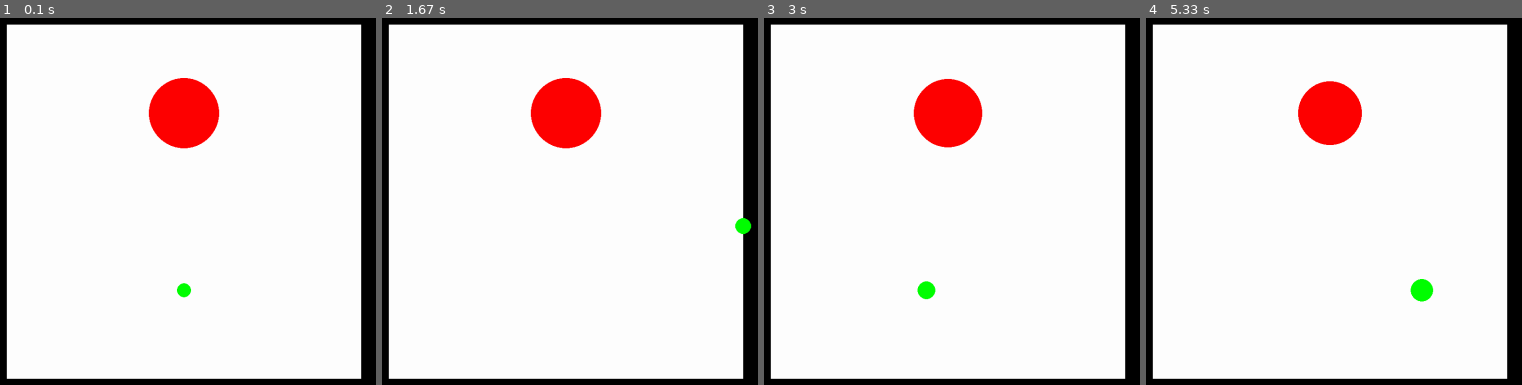
Above: before the commit, frames 1-4 (left to right).
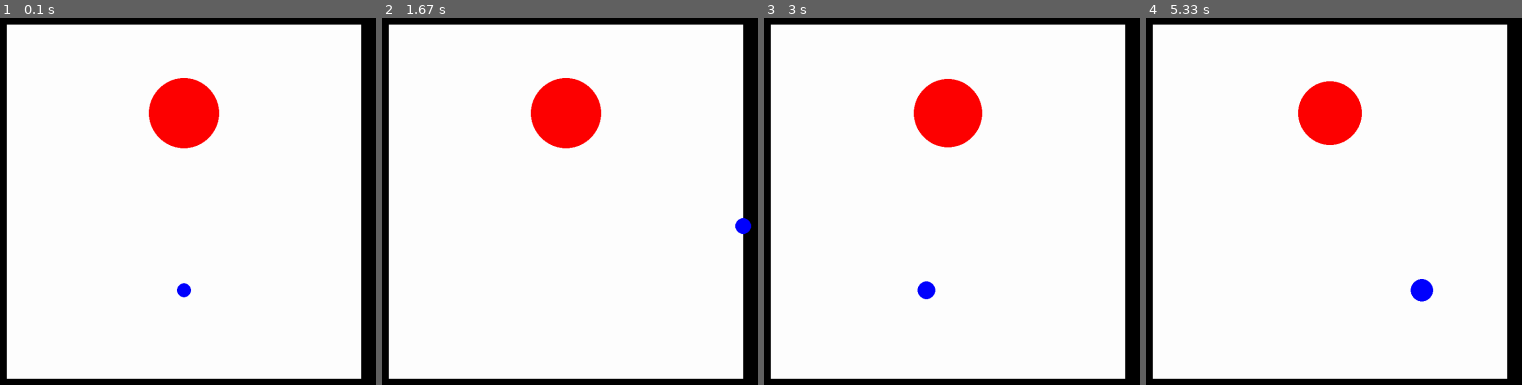
Above: after the commit, the same moments.

Repository: JonatanRasmussen/dead_mmo
Game: pygame game, started from main.py
Same seed, same stepped clock (60 frames per second), same inputs: the game is played once before the commit and once after it.
Inputs:
- Up to frame 1 (0.1 s): no input
- Up to frame 2 (1.67 s): hold D 0.33-0.8 s; hold W 0.83-1.13 s; tap 2 at 0.98 s; hold D 1.17-1.63 s
- Up to frame 3 (3 s): hold A 1.67-2.2 s; tap 1 at 1.82 s; hold S 2.23-2.53 s; tap 2 at 2.38 s; hold A 2.57-2.97 s
- Up to frame 4 (5.33 s): hold W 3-3.37 s; tap 1 at 3.15, 4.62 s; hold D 3.4-4.03 s; tap 2 at 3.55, 5.12 s; hold S 4.07-4.43 s; hold A 4.47-4.93 s; hold D from 4.97 s (still down)

The runs differ from the first frame. In frame 1, 0.1% of the frame differs, in the area x 47-51%, y 72-77%; in frame 2, 0.2%; in frame 3, 0.2%; in frame 4, 0.3%, in the area x 70-77%, y 71-78%.

Commit message:
work in progress!

Diff:
--- /dev/null
+++ b/docs/prompt_001.txt
@@ -0,0 +1,19 @@
+I am making a 2D game using the Pygame framework.
+There is no camera. The entire playable area is visible on the screen at all times.
+There is only a single level. There is no main menu or scene switching.
+Player movement is clamped such that moving off the screen is impossible.
+Inside the playable area there are no walls or obstacles.
+The player is a blue colored circle that can be moved using WASD.
+To support all screen sizes, the player can move from -1 to 1 in x and y (floats).
+At the top of the screen is a red colored circle which is the enemy.
+The player can cast one of three abilities by pressing Q, E and R.
+There is a 1-second global cooldown before another ability can be cast.
+The player can press Q to cast their ability and damage the enemy.
+The size of the player and the enemy is proportional to their HP.
+When the player or enemy takes damage, their circle should get smaller.
+Similarly, when HP is gained, their circle should get bigger.
+Any HP loss should spawn several tiny circles proportional to the damage taken.
+Walking over these tiny circles causes the player to consume them and gain HP.
+An example: The player presses Q, dealing 10 damage to the (stationary) enemy.
+Now, the enemy shrinks and spawn 5 tiny circles, each of which restores 2 hp.
+The player walks over these tiny circles, consuming them and growing 10 hp.
--- a/launcher.py
+++ b/launcher.py
@@ -33,7 +33,7 @@
         obj.obj_id = 1
         obj.size = 0.02
         obj.movespeed = 0.01
-        obj.color = Color.GREEN
+        obj.color = Color.BLUE
         return obj
 
     @classmethod
@@ -174,8 +174,8 @@
 
     def draw_object(self, game_obj: GameObj) -> None:
         # Convert from unit coordinates (0-1) to screen coordinates
-        screen_x = (self.BORDER_SIDES * self.WINDOW_WIDTH + game_obj.pos_x * self.PLAY_WIDTH)
-        screen_y = (self.BORDER_TOP * self.WINDOW_HEIGHT + game_obj.pos_y * self.PLAY_HEIGHT)
+        screen_x = self.BORDER_SIDES * self.WINDOW_WIDTH + game_obj.pos_x * self.PLAY_WIDTH
+        screen_y = self.BORDER_TOP * self.WINDOW_HEIGHT + game_obj.pos_y * self.PLAY_HEIGHT
         pos = (int(screen_x), int(screen_y))
         size = int(game_obj.size * self.PLAY_HEIGHT)
         pygame.draw.circle(self.screen, game_obj.color, pos, size)
--- /dev/null
+++ b/src/model/manager.py
@@ -0,0 +1,226 @@
+from typing import Dict, List, Tuple, Final, Optional
+
+class IdGen:
+    EMPTY_ID = 0
+
+    def __init__(self) -> None:
+        self._aura_next_id: int = 0
+        self._combat_event_next_id: int = 0
+        self._game_obj_next_id: int = 0
+
+    def new_aura_id(self) -> int:
+        self._aura_next_id += 1
+        return self._aura_next_id
+
+    def new_combat_event_id(self) -> int:
+        self._combat_event_next_id += 1
+        return self._combat_event_next_id
+
+    def new_game_obj_id(self) -> int:
+        self._game_obj_next_id += 1
+        return self._game_obj_next_id
+
+
+class Spell:
+    def __init__(self, spell_id: int) -> None:
+        self.spell_id: Final[int] = spell_id
+
+        self.setup_spell_id: int = 0
+        self.finish_spell_id: int = 0
+
+        self.power: float = 0
+
+        self.range_limit: float = 0
+        self.cost: float = 0
+        self.cast_time: float = 0
+        self.duration: float = 0
+        self.ticks: int = 0
+        self.cooldown: float = 0
+        self.max_stacks: int = 0
+        self.gcd_mod: float = 0
+        self.knockback: float = 0
+
+        self.flag_is_channel: bool = False
+        self.flag_spawn_npc: bool = False
+        self.flag_update_pos: bool = False
+        self.flag_try_move: bool = False
+        self.flag_force_move: bool = False
+
+    @classmethod
+    def create_empty(cls) -> 'Spell':
+        return Spell(IdGen.EMPTY_ID)
+
+
+class Aura:
+    def __init__(self, aura_id: int, source_id: int, target_id: int, spell: Spell) -> None:
+        self.aura_id: Final[int] = aura_id
+        self.source_id: Final[int] = source_id
+        self.target_id: Final[int] = target_id
+        self.spell_id: Final[int] = spell.spell_id
+        self.spell_duration: Final[float] = spell.duration
+        self.spell_max_stacks: Final[int] = spell.max_stacks
+        self.spell_ticks: Final[int] = spell.ticks
+
+        self.activation_delay: float = 0.0
+        self.time_remaining: float = 0.0
+        self.stacks: int = 0
+        self.tick_interval: float = 0.0
+        self.time_since_last_tick: float = 0.0
+        self.ticks_awaiting_processing: int = 0
+
+    @classmethod
+    def create_empty(cls) -> 'Aura':
+        return Aura(IdGen.EMPTY_ID, IdGen.EMPTY_ID, IdGen.EMPTY_ID, Spell.create_empty())
+
+    def apply_stack(self) -> None:
+        new_time_remaining = self.spell_duration
+        if self.stacks == self.spell_max_stacks:
+            PANDEMIC_COEFFICIENT = 0.3
+            pandemic_window = self.spell_duration * PANDEMIC_COEFFICIENT
+            new_time_remaining += min(pandemic_window, self.time_remaining)
+        self.stacks = min(self.stacks + 1, self.spell_max_stacks)
+        self.time_remaining = new_time_remaining
+        self.tick_interval = self.time_remaining / max(1, self.spell_ticks) #Avoid division by 0
+
+    def update_timers(self, delta_time: float) -> None:
+        self.activation_delay -= delta_time
+        if self.activation_delay > 0.0:
+            return
+        self.time_since_last_tick += delta_time
+        if self.time_since_last_tick >= self.tick_interval:
+            self.time_since_last_tick -= self.tick_interval
+            self.ticks_awaiting_processing += 1
+        self.time_remaining -= delta_time
+        if self.time_remaining <= 0.0:
+            self.stacks = 0
+            self.time_remaining = 0.0
+            self.tick_interval = 0.0
+            self.time_since_last_tick = 0.0
+
+    def process_tick_if_ready(self) -> bool:
+        if self.ticks_awaiting_processing > 0:
+            self.ticks_awaiting_processing -= 1
+            return True
+        return False
+
+
+class Pos:
+    def __init__(self) -> None:
+        self.zone_id: int = 0
+        self.target_obj_id: int = 0
+        self.local_time: float = 0.0
+        self.pos_x: float = 0.0
+        self.pos_y: float = 0.0
+        self.ignore_pos: bool = False
+
+    @classmethod
+    def create_empty(cls) -> 'Pos':
+        return Pos()
+
+
+class Npc:
+    def __init__(self, npc_id: int) -> None:
+        self.npc_id: Final[int] = npc_id
+        self.spell_id: int = 0
+
+    @classmethod
+    def create_empty(cls) -> 'Npc':
+        return Npc(IdGen.EMPTY_ID)
+
+
+class GameObj:
+    def __init__(self, obj_id: int) -> None:
+        self.obj_id: Final[int] = obj_id
+        self.npc: Npc = Npc.create_empty()
+        self.position: Pos = Pos()
+
+    @classmethod
+    def create_empty(cls) -> 'GameObj':
+        return GameObj(IdGen.EMPTY_ID)
+
+
+class CombatEvent:
+    def __init__(self, event_id: int, timestamp: float, source: GameObj, act: Spell, dest: Pos) -> None:
+        self.event_id: Final[int] = event_id
+        self.timestamp: float = timestamp
+        self.source: GameObj = source
+        self.spell: Spell = act
+        self.dest: Pos = dest
+
+    @classmethod
+    def create_empty(cls) -> 'CombatEvent':
+        return CombatEvent(IdGen.EMPTY_ID, 0.0, GameObj.create_empty(), Spell.create_empty(), Pos.create_empty())
+
+
+class Zone:
+    def __init__(self, zone_id: int) -> None:
+        self.zone_id: Final[int] = zone_id
+
+    @classmethod
+    def create_empty(cls) -> 'Zone':
+        return Zone(IdGen.EMPTY_ID)
+
+
+class World:
+    def __init__(self, world_id: int) -> None:
+        self.world_id: Final[int] = world_id
+        self.timestamp: float = 0.0
+        self.auras: Dict[int, Aura] = {}
+        self.game_objs: Dict[int, GameObj] = {}
+        self.combat_event_log: List[str] = []
+
+    @classmethod
+    def create_empty(cls) -> 'World':
+        return World(IdGen.EMPTY_ID)
+
+    def get_game_obj(self, obj_id: int) -> GameObj:
+        return self.game_objs.get(obj_id, GameObj.create_empty())
+
+    def get_aura(self, aura_id: int) -> Aura:
+        return self.auras.get(aura_id, Aura.create_empty())
+
+
+class Ruleset:
+    def __init__(self) -> None:
+        self.npcs: Dict[int, Npc] = {}
+        self.spells: Dict[int, Spell] = {}
+        self.zones: Dict[int, Zone] = {}
+
+    def get_npc(self, npc_id: int) -> Npc:
+        return self.npcs.get(npc_id, Npc.create_empty())
+
+    def get_spell(self, spell_id: int) -> Spell:
+        return self.spells.get(spell_id, Spell.create_empty())
+
+    def get_zone(self, zone_id: int) -> Zone:
+        return self.zones.get(zone_id, Zone.create_empty())
+
+
+class Manager:
+    def __init__(self) -> None:
+        self.delta_time: float = 0.0
+        self.world: World = World.create_empty()
+        self.combat_events: List[CombatEvent] = []
+        self.id_generator: IdGen = IdGen()
+        self.ruleset: Ruleset = Ruleset()
+
+    def execute_combat_for_next_timestamp(self, delta_time: float) -> None:
+        self.update_timers_and_fetch_events(delta_time)
+        self.handle_combat_events()
+
+    def update_timers_and_fetch_events(self, delta_time: float) -> None:
+        aura_ids: List[int] = sorted(self.world.auras.keys())
+        for aura_id in aura_ids:
+            aura = self.world.get_aura(aura_id)
+            aura.update_timers(delta_time)
+            if aura.process_tick_if_ready():
+                event_id = self.id_generator.new_combat_event_id()
+                timestamp = self.world.timestamp
+                source = self.world.get_game_obj(aura.source_id)
+                act = self.ruleset.get_spell(aura.spell_id)
+                dest = self.world.get_game_obj(aura.target_id).position
+                self.combat_events.append(CombatEvent(event_id, timestamp, source, act, dest))
+
+    def handle_combat_events(self) -> None:
+        # this is todo (finish tomorrow)
+        pass
Empty file added: src/view/color.py
